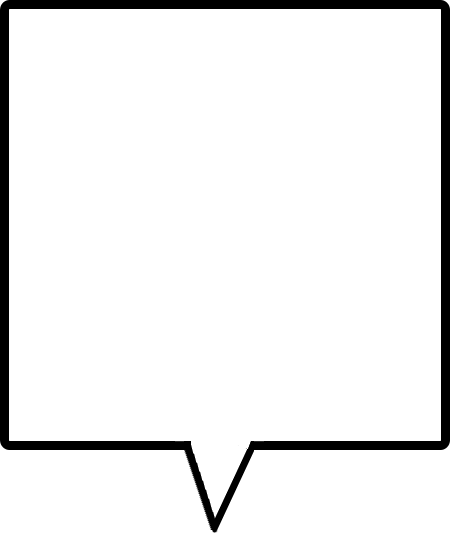
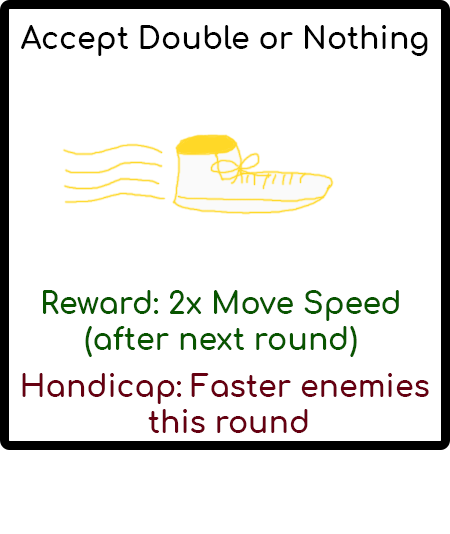
Two versions of the same layered image (450px x 534px). Layer-by-layer changes:
added layer "Layer 3" above "Handicap: Faster enemies this round" over box(62, 134, 334, 215)
added layer "Handicap: Faster enemies this round" above "Reward: 2x Move Speed (after next round)" over box(22, 373, 429, 433)
added layer "Reward: 2x Move Speed (after next round)" above "Accept Double or Nothing" over box(43, 290, 399, 357)
added layer "Accept Double or Nothing" above "Layer 1" over box(21, 25, 428, 56)
hid "Layer 1" over box(175, 409, 264, 533)
